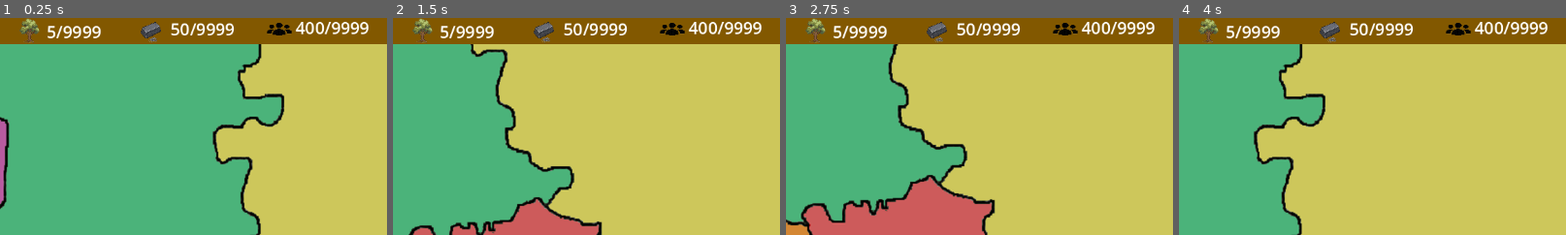
Above: before the commit, frames 1-4 (left to right).
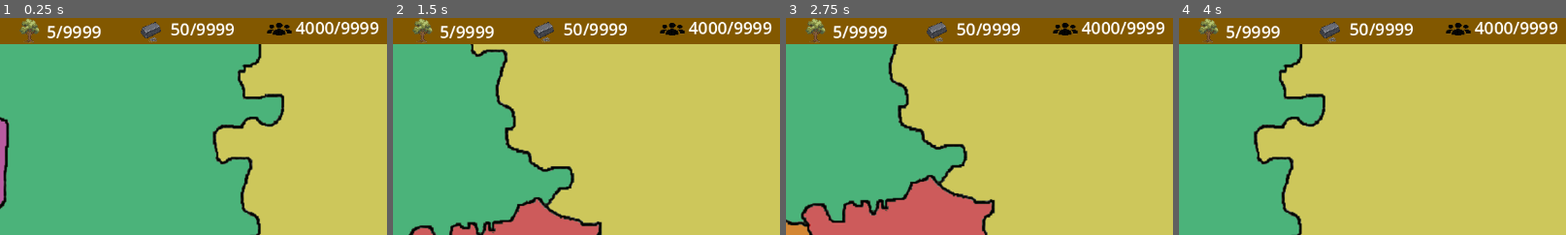
Above: after the commit, the same moments.

Repository: meolaptrinh/Vecil
Game: Godot game, scene res://scenes/maingame.tscn
The game is run twice, just before and just after one commit, with the same random seed, the same clock (stepped at 60 frames per second) and the same inputs. This scene is started directly instead of the project's main scene.
Inputs (mouse positions are % of the whole screen's width and height, from its top left):
- Up to frame 1 (0.25 s): no input
- Up to frame 2 (1.5 s): tap Enter at 0.5 s; move the mouse to (72, 45) at 0.52 s; hold Right (ui_right) 0.53-1.28 s; click (72, 45) at 0.67 s; tap Space at 1.25 s; move the mouse to (30, 55) at 1.27 s; hold Down (ui_down) from 1.28 s (still down)
- Up to frame 3 (2.75 s): tap Enter at 2 s; move the mouse to (60, 28) at 2.02 s; release Down (ui_down) at 2.03 s; hold Right (ui_right) from 2.03 s (still down)
- Up to frame 4 (4 s): tap Space at 2.75 s; move the mouse to (45, 70) at 2.77 s; release Right (ui_right) at 2.78 s; hold Up (ui_up) 2.78-3.53 s; click (45, 70) at 2.92 s; move the mouse to (80, 65) at 3.52 s; hold Left (ui_left) from 3.53 s (still down)
The pictures show only the part of the screen within x 14-64%, y 0-50%; the shares and areas given below are measured in that part.

The runs differ from the first frame. In frame 1, 0.3% of the frame differs, in the area x 83-98%, y 1-8%; in frame 2, 0.3%; in frame 3, 0.3%; in frame 4, 0.3%.

Commit message:
Thêm tính năng nhập tên nhân vật

Diff:
--- a/data/level_data.json
+++ b/data/level_data.json
@@ -10,7 +10,12 @@
         "food":100,
         "iron":5,
          "wood":50,
-        "population":400
+        "population":4000,
+        "start_time":{
+            "day":11,
+            "month":9,
+            "year":1257
+        }
         }
     ]
 }
--- a/project.godot
+++ b/project.godot
@@ -19,7 +19,6 @@
 
 music_manager="*res://scenes/script/music_manager.gd"
 level_data="*res://scenes/script/level_data.gd"
-maingame_data="*res://maingame_data.gd"
 
 [rendering]
 
--- a/scenes/level_select.tscn
+++ b/scenes/level_select.tscn
@@ -17,6 +17,16 @@
 [ext_resource type="Texture2D" uid="uid://ngyftijn6pm6" path="res://res/img/buttons/level_select/kingmode1.png" id="13_u4mbh"]
 [ext_resource type="Texture2D" uid="uid://dmqqegxlvh1e7" path="res://res/img/buttons/level_select/genermode1.png" id="15_0wyvj"]
 [ext_resource type="Texture2D" uid="uid://bixgfah0k0tlb" path="res://res/img/buttons/level_select/subgen1.png" id="16_m4qq5"]
+[ext_resource type="Script" uid="uid://dwd2h4mdssdxe" path="res://scenes/script/level_select/namepopup.gd" id="18_vxici"]
+
+[sub_resource type="StyleBoxFlat" id="StyleBoxFlat_vxici"]
+bg_color = Color(1, 0.35686275, 0.12156863, 0.56078434)
+
+[sub_resource type="StyleBoxFlat" id="StyleBoxFlat_thf6c"]
+bg_color = Color(0.56402355, 0.16465986, 4.813075e-08, 0.56078434)
+
+[sub_resource type="StyleBoxFlat" id="StyleBoxFlat_f86jd"]
+bg_color = Color(0.90122753, 0.4673125, 1.1551381e-06, 0.56078434)
 
 [node name="Control" type="Control"]
 layout_mode = 3
@@ -132,7 +142,7 @@
 theme_override_font_sizes/font_size = 50
 text = "AAAAAA"
 
-[node name="playgame_butotn" type="TextureButton" parent="."]
+[node name="playgame_button" type="TextureButton" parent="."]
 layout_mode = 1
 anchors_preset = 8
 anchor_left = 0.5
@@ -150,10 +160,10 @@
 texture_hover = ExtResource("12_u4mbh")
 script = ExtResource("13_n1411")
 
-[node name="ganemode" type="Node" parent="."]
+[node name="gamemode" type="Node" parent="."]
 script = ExtResource("13_rovvv")
 
-[node name="kingmode" type="TextureButton" parent="ganemode"]
+[node name="kingmode" type="TextureButton" parent="gamemode"]
 anchors_preset = 8
 anchor_left = 0.5
 anchor_top = 0.5
@@ -168,7 +178,7 @@
 scale = Vector2(0.37, 0.37)
 texture_normal = ExtResource("13_u4mbh")
 
-[node name="genmode" type="TextureButton" parent="ganemode"]
+[node name="genmode" type="TextureButton" parent="gamemode"]
 anchors_preset = 8
 anchor_left = 0.5
 anchor_top = 0.5
@@ -184,7 +194,7 @@
 ignore_texture_size = true
 stretch_mode = 0
 
-[node name="subgenmode" type="TextureButton" parent="ganemode"]
+[node name="subgenmode" type="TextureButton" parent="gamemode"]
 anchors_preset = 8
 anchor_left = 0.5
 anchor_top = 0.5
@@ -200,8 +210,54 @@
 ignore_texture_size = true
 stretch_mode = 0
 
+[node name="namepopup" type="PopupPanel" parent="."]
+oversampling_override = 1.0
+mode = 3
+initial_position = 1
+size = Vector2i(600, 300)
+visible = true
+script = ExtResource("18_vxici")
+
+[node name="container" type="VBoxContainer" parent="namepopup"]
+anchors_preset = 8
+anchor_left = 0.5
+anchor_top = 0.5
+anchor_right = 0.5
+anchor_bottom = 0.5
+offset_left = -296.0
+offset_top = -146.0
+offset_right = 296.0
+offset_bottom = 146.0
+grow_horizontal = 2
+grow_vertical = 2
+theme_override_constants/separation = 50
+alignment = 1
+
+[node name="namerolelabel" type="Label" parent="namepopup/container"]
+layout_mode = 2
+theme_override_fonts/font = ExtResource("2_p0wlc")
+theme_override_font_sizes/font_size = 31
+text = "Nhân vật"
+
+[node name="LineEdit" type="LineEdit" parent="namepopup/container"]
+layout_mode = 2
+size_flags_vertical = 4
+theme_override_fonts/font = ExtResource("2_p0wlc")
+theme_override_font_sizes/font_size = 22
+placeholder_text = "Nhập tên nhân vật"
+max_length = 36
+
+[node name="okbutton" type="Button" parent="namepopup/container"]
+layout_mode = 2
+size_flags_vertical = 4
+theme_override_styles/normal = SubResource("StyleBoxFlat_vxici")
+theme_override_styles/pressed = SubResource("StyleBoxFlat_thf6c")
+theme_override_styles/hover = SubResource("StyleBoxFlat_f86jd")
+text = "OK"
+
 [connection signal="pressed" from="gobacktoMenu_button" to="gobacktoMenu_button" method="_on_pressed"]
-[connection signal="pressed" from="playgame_butotn" to="playgame_butotn" method="_on_pressed"]
-[connection signal="pressed" from="ganemode/kingmode" to="ganemode" method="_on_kingmode_pressed"]
-[connection signal="pressed" from="ganemode/genmode" to="ganemode" method="_on_genmode_pressed"]
-[connection signal="pressed" from="ganemode/subgenmode" to="ganemode" method="_on_subgenmode_pressed"]
+[connection signal="pressed" from="playgame_button" to="playgame_button" method="_on_pressed"]
+[connection signal="pressed" from="gamemode/kingmode" to="gamemode" method="_on_kingmode_pressed"]
+[connection signal="pressed" from="gamemode/genmode" to="gamemode" method="_on_genmode_pressed"]
+[connection signal="pressed" from="gamemode/subgenmode" to="gamemode" method="_on_subgenmode_pressed"]
+[connection signal="pressed" from="namepopup/container/okbutton" to="playgame_button" method="_on_okbutton_pressed"]
--- a/scenes/maingame.tscn
+++ b/scenes/maingame.tscn
@@ -7,6 +7,7 @@
 [ext_resource type="Script" uid="uid://c16eqh50iv8hv" path="res://scenes/script/maingame/camera_maingame.gd" id="4_nx2sv"]
 [ext_resource type="Texture2D" uid="uid://b20u2vuco4sku" path="res://res/img/resources/iron_icon.png" id="5_wj18i"]
 [ext_resource type="Texture2D" uid="uid://pci8h0aonavc" path="res://res/img/resources/populationicon.png" id="6_wj18i"]
+[ext_resource type="Script" uid="uid://c67hj6444u4oh" path="res://scenes/script/maingame/maingame_data.gd" id="8_460fr"]
 
 [node name="maingame" type="Node2D"]
 script = ExtResource("1_k15ac")
@@ -164,3 +165,6 @@
 [node name="cameraMaingame" type="Camera2D" parent="."]
 position = Vector2(574, 323)
 script = ExtResource("4_nx2sv")
+
+[node name="maingame_data" type="Node" parent="."]
+script = ExtResource("8_460fr")
--- /dev/null
+++ b/scenes/script/level_select/namepopup.gd
@@ -0,0 +1,3 @@
+extends PopupPanel
+func _ready() -> void:
+	visible = false;
--- a/scenes/script/level_select/playgame_butotn.gd
+++ b/scenes/script/level_select/playgame_butotn.gd
@@ -1,4 +1,18 @@
 extends TextureButton
+@onready var namepopup = get_parent().get_node("namepopup");
+@onready var labelrole = namepopup.get_node("container").get_node("namerolelabel");
+@onready var nameline = namepopup.get_node("container").get_node("LineEdit");
 func _on_pressed() -> void:
-	music_manager.stop_music();
-	get_tree().change_scene_to_file("res://scenes/maingame.tscn");
+	namepopup.visible = true;
+	namepopup.popup_centered();
+	match int(level_data.curlv):
+		0:
+			labelrole.text = "Bạn là một nhà vua 👑";
+		1:
+			labelrole.text = "Bạn là một vị tướng quân";
+		2:
+			labelrole.text = "Bạn là một phó tướng quân";
+func _on_okbutton_pressed() -> void:
+	if(!nameline.text.strip_edges().is_empty()):
+		get_tree().change_scene_to_file("res://scenes/maingame.tscn");
+		music_manager.stop_music();
--- a/scenes/script/maingame/topbar.gd
+++ b/scenes/script/maingame/topbar.gd
@@ -3,6 +3,7 @@
 @onready var woodshow = $wood/label;
 @onready var ironshow = $iron/label;
 @onready var popshow = $population/label;
+@onready var maingame_data = get_parent().get_parent().get_node("maingame_data");
 func showtopbar():
 	foodshow.text = str(maingame_data.food)+"/9999";
 	woodshow.text = str(maingame_data.iron)+"/9999";
Not shown: 1 places in scenes/level_select.tscn that only renumber resources
Not shown: 1 places in scenes/maingame.tscn that only renumber resources
Not shown, added: scenes/script/level_select/namepopup.gd.uid
Renamed: maingame_data.gd -> scenes/script/maingame/maingame_data.gd
Renamed: maingame_data.gd.uid -> scenes/script/maingame/maingame_data.gd.uid
Not shown, added: data/characters.js
